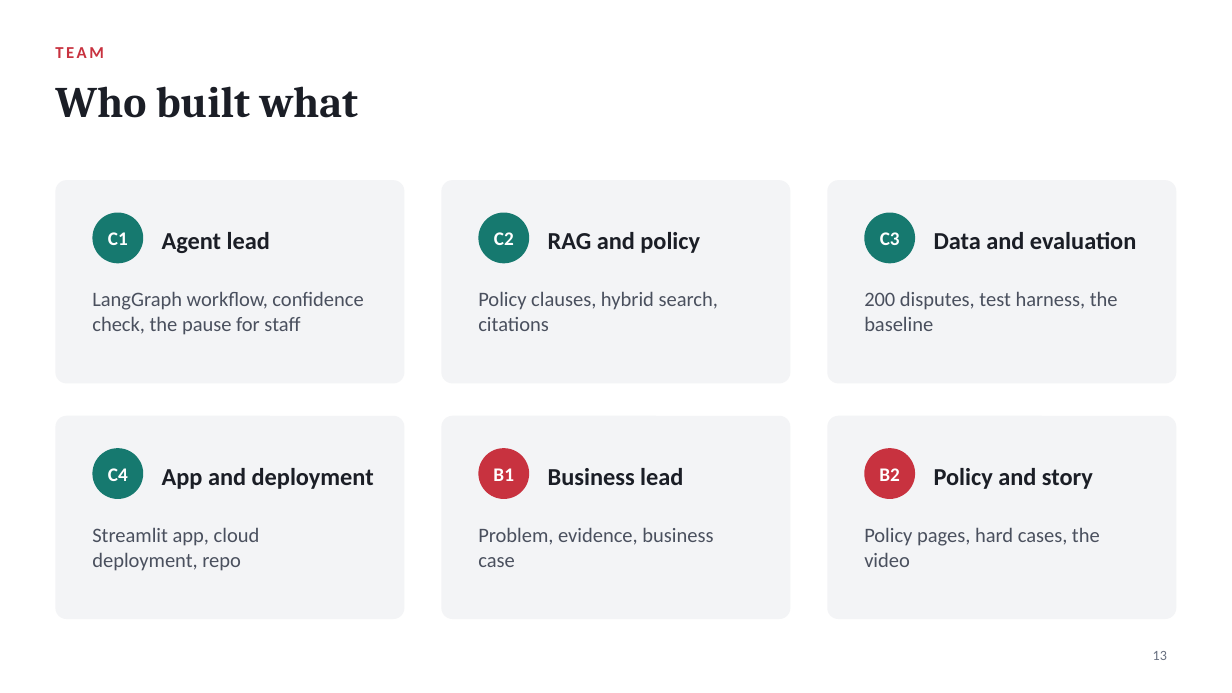
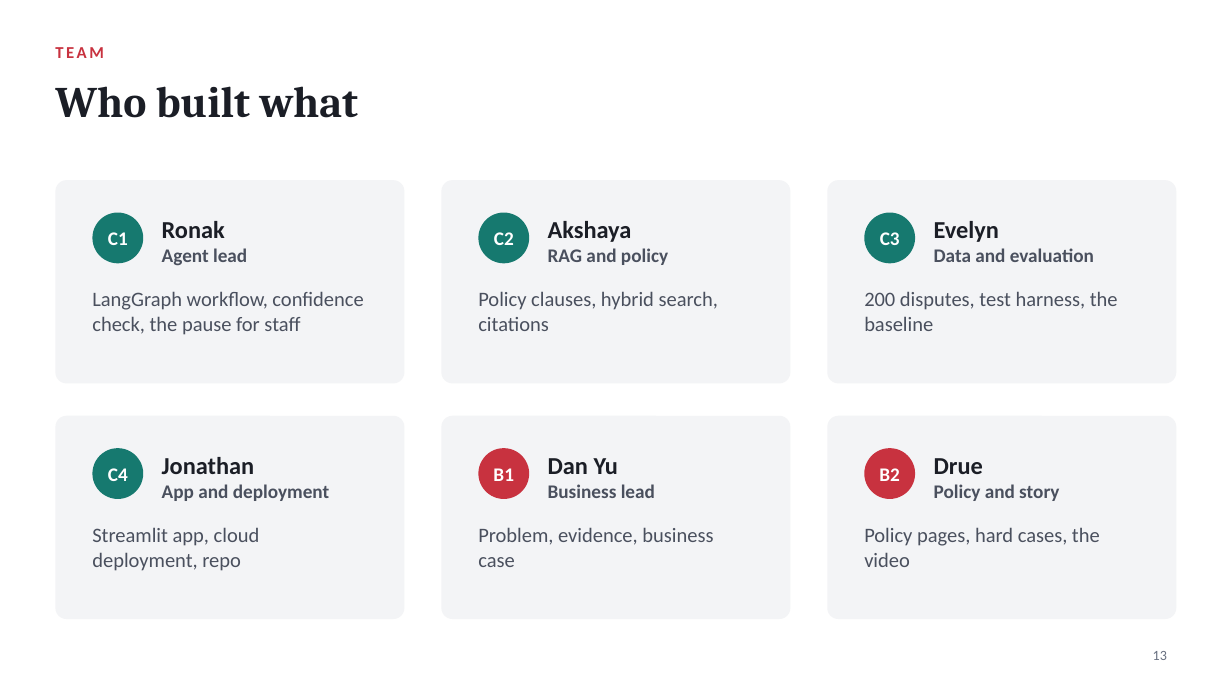
Before and after one commit to J0knee10/carousell-dispute-agent-bc3415, a slide deck: slide 13 of presentation/Carousell_Dispute_Agent_Slides.pptx. Drawn at 1232x693 pixels with LibreOffice and Linux fonts; fonts in the diff are those of the drawing. Boxes give left, top, right and bottom in pixels: in the first picture for what was removed or moved away, otherwise in the second. Text is boxed around its words. In the diff, an @@ line names an element or a change of style, - is before the commit and + after.

```diff
--- a/presentation/Carousell_Dispute_Agent_Slides.pptx
+++ b/presentation/Carousell_Dispute_Agent_Slides.pptx
@@ text at (162,221,225,238): paragraph added @@
+Ronak
@@ text at (548,221,632,242): paragraph added @@
+Akshaya
@@ text at (934,221,999,242): paragraph added @@
+Evelyn
@@ text at (162,248,247,266): size 19 to 15 pt, text colour #1B1E26 to #4A505E in "Agent lead" @@
@@ text at (548,248,668,265): size 19 to 15 pt, text colour #1B1E26 to #4A505E in "RAG and policy" @@
@@ text at (934,248,1094,262): size 19 to 15 pt, text colour #1B1E26 to #4A505E in "Data and evaluation" @@
@@ text at (162,457,254,474): paragraph added @@
+Jonathan
@@ text at (548,458,619,474): paragraph added @@
+Dan Yu
@@ text at (934,458,983,474): paragraph added @@
+Drue
@@ text at (162,484,330,501): size 19 to 15 pt, text colour #1B1E26 to #4A505E in "App and deployment" @@
@@ text at (548,484,655,498): size 19 to 15 pt, text colour #1B1E26 to #4A505E in "Business lead" @@
@@ text at (934,484,1059,501): size 19 to 15 pt, text colour #1B1E26 to #4A505E in "Policy and story" @@
```
Also in this commit, not shown: 2 other slides changed, 9 other files.
